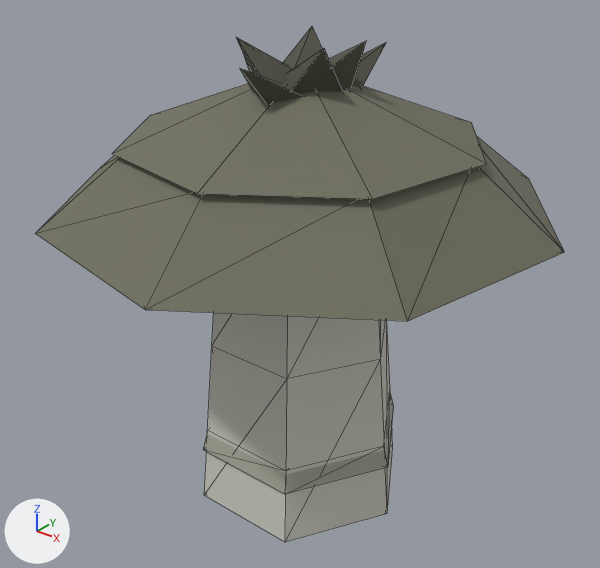
An edit to the glTF model assets/models/mushrooms/bedak.gltf, drawn before and after from the same camera.
Camera for both pictures: a 50 mm lens placed at (0.446, -0.561, 0.569), pointed at (-0.001, -0.003, 0.223). Every picture has the same lights, and +X, +Y and +Z are marked at lower left. The older version comes first. Mesh edges are drawn as thin lines. Vertices at exactly the same position are counted once.

In view in the first picture: 'cap_rim', 'cap_top', 'cap_wart_0', 'cap_wart_1', 'cap_wart_2', 'cap_wart_4', 'cap_wart_5', 'cap_wart_6', 'stem', 'stem_ring_0'.
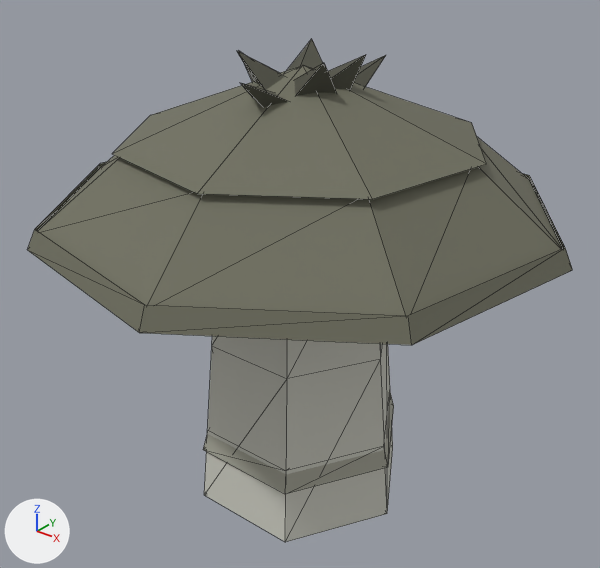
Pixel boxes [x1, y1, x2, y2] of what changed, in the pictures (600 x 568 px):
'cap_lip', added: after [28, 162, 572, 345]
'cap_wart_6', reshaped: before [286, 48, 343, 94]; after [294, 63, 336, 96]
'cap_wart_0', reshaped: before [329, 41, 366, 91]; after [328, 55, 366, 90]
'cap_wart_5', reshaped: before [240, 69, 304, 105]; after [241, 83, 289, 107]
'cap_wart_2', reshaped: before [283, 27, 323, 69]; after [288, 39, 323, 70]
'cap_wart_1', reshaped: before [353, 42, 387, 89]; after [354, 55, 386, 87]

Diff of the bpy script that builds the scene:
```diff
--- a/assets/models/mushrooms/bedak.gltf.py
+++ b/assets/models/mushrooms/bedak.gltf.py
@@ me_cap_wart_0 @@
-me_cap_wart_0.from_pydata(...)  # 5 vertices, 6 faces; spans x -0.0412..0.0532, y -0.0412..0.0412, z 0.402..0.452
-me_cap_wart_0.vertices[0].co = (0.0412, 0.008, 0.402)
-me_cap_wart_0.vertices[1].co = (-0.008, 0.0412, 0.402)
-me_cap_wart_0.vertices[2].co = (-0.0412, -0.008, 0.402)
-me_cap_wart_0.vertices[3].co = (0.008, -0.0412, 0.402)
-me_cap_wart_0.vertices[4].co = (0.0532, 0.0165, 0.452)  # pixel (366, 40)
+me_cap_wart_0.from_pydata(...)  # 5 vertices, 6 faces; spans x -0.0373..0.0532, y -0.0373..0.0373, z 0.396..0.441
+# me_cap_wart_0 part 1
+me_cap_wart_0.vertices[0].co = (0.0373, 0.0073, 0.396)
+me_cap_wart_0.vertices[1].co = (-0.0073, 0.0373, 0.396)
+me_cap_wart_0.vertices[2].co = (-0.0373, -0.0073, 0.396)
+me_cap_wart_0.vertices[3].co = (0.0073, -0.0373, 0.396)
+me_cap_wart_0.vertices[4].co = (0.0532, 0.0165, 0.441)  # pixel (366, 54)
 me_cap_wart_0.materials.append(mat_mushroom)
@@ me_cap_wart_1 @@
-me_cap_wart_1.from_pydata(...)  # 5 vertices, 6 faces; spans x -0.0412..0.0412, y -0.0412..0.0804, z 0.39..0.44
-me_cap_wart_1.vertices[0].co = (0.0412, 0.008, 0.39)
-me_cap_wart_1.vertices[1].co = (-0.008, 0.0412, 0.39)
-me_cap_wart_1.vertices[2].co = (-0.0412, -0.008, 0.39)
-me_cap_wart_1.vertices[3].co = (0.008, -0.0412, 0.39)
-me_cap_wart_1.vertices[4].co = (0.0315, 0.0804, 0.44)  # pixel (386, 41)
+me_cap_wart_1.from_pydata(...)  # 5 vertices, 6 faces; spans x -0.0373..0.0373, y -0.0373..0.0804, z 0.384..0.429
+# me_cap_wart_1 part 2
+me_cap_wart_1.vertices[0].co = (0.0373, 0.0073, 0.384)
+me_cap_wart_1.vertices[1].co = (-0.0073, 0.0373, 0.384)
+me_cap_wart_1.vertices[2].co = (-0.0373, -0.0073, 0.384)
+me_cap_wart_1.vertices[3].co = (0.0073, -0.0373, 0.384)
+me_cap_wart_1.vertices[4].co = (0.0315, 0.0804, 0.429)  # pixel (386, 54)
 me_cap_wart_1.materials.append(mat_mushroom)
@@ me_cap_wart_2 @@
-me_cap_wart_2.from_pydata(...)  # 5 vertices, 6 faces; spans x -0.0412..0.0412, y -0.0412..0.0482, z 0.402..0.452
-me_cap_wart_2.vertices[0].co = (0.0412, 0.008, 0.402)
-me_cap_wart_2.vertices[1].co = (-0.008, 0.0412, 0.402)
-me_cap_wart_2.vertices[2].co = (-0.0412, -0.008, 0.402)
-me_cap_wart_2.vertices[3].co = (0.008, -0.0412, 0.402)
-me_cap_wart_2.vertices[4].co = (-0.0279, 0.0482, 0.452)  # pixel (312, 25)
+me_cap_wart_2.from_pydata(...)  # 5 vertices, 6 faces; spans x -0.0373..0.0373, y -0.0373..0.0482, z 0.396..0.441
+# me_cap_wart_2 part 3
+me_cap_wart_2.vertices[0].co = (0.0373, 0.0073, 0.396)
+me_cap_wart_2.vertices[1].co = (-0.0073, 0.0373, 0.396)
+me_cap_wart_2.vertices[2].co = (-0.0373, -0.0073, 0.396)
+me_cap_wart_2.vertices[3].co = (0.0073, -0.0373, 0.396)
+me_cap_wart_2.vertices[4].co = (-0.0279, 0.0482, 0.441)  # pixel (311, 38)
 me_cap_wart_2.materials.append(mat_mushroom)
@@ me_cap_wart_5 @@
-me_cap_wart_5.from_pydata(...)  # 5 vertices, 6 faces; spans x -0.0412..0.0412, y -0.0861..0.0412, z 0.39..0.44
-me_cap_wart_5.vertices[0].co = (0.0412, 0.008, 0.39)
-me_cap_wart_5.vertices[1].co = (-0.008, 0.0412, 0.39)
-me_cap_wart_5.vertices[2].co = (-0.0412, -0.008, 0.39)
-me_cap_wart_5.vertices[3].co = (0.008, -0.0412, 0.39)
-me_cap_wart_5.vertices[4].co = (0.0065, -0.0861, 0.44)  # pixel (239, 68)
+me_cap_wart_5.from_pydata(...)  # 5 vertices, 6 faces; spans x -0.0373..0.0373, y -0.0861..0.0373, z 0.384..0.429
+# me_cap_wart_5 part 4
+me_cap_wart_5.vertices[0].co = (0.0373, 0.0073, 0.384)
+me_cap_wart_5.vertices[1].co = (-0.0073, 0.0373, 0.384)
+me_cap_wart_5.vertices[2].co = (-0.0373, -0.0073, 0.384)
+me_cap_wart_5.vertices[3].co = (0.0073, -0.0373, 0.384)
+me_cap_wart_5.vertices[4].co = (0.0065, -0.0861, 0.429)  # pixel (239, 82)
 me_cap_wart_5.materials.append(mat_mushroom)
@@ me_cap_wart_6 @@
-me_cap_wart_6.from_pydata(...)  # 5 vertices, 6 faces; spans x -0.0412..0.0461, y -0.0412..0.0412, z 0.402..0.452
-me_cap_wart_6.vertices[0].co = (0.0412, 0.008, 0.402)
-me_cap_wart_6.vertices[1].co = (-0.008, 0.0412, 0.402)
-me_cap_wart_6.vertices[2].co = (-0.0412, -0.008, 0.402)
-me_cap_wart_6.vertices[3].co = (0.008, -0.0412, 0.402)
-me_cap_wart_6.vertices[4].co = (0.0461, -0.0314, 0.452)  # pixel (324, 47)
+me_cap_wart_6.from_pydata(...)  # 5 vertices, 6 faces; spans x -0.0373..0.0461, y -0.0373..0.0373, z 0.396..0.441
+# me_cap_wart_6 part 5
+me_cap_wart_6.vertices[0].co = (0.0373, 0.0073, 0.396)
+me_cap_wart_6.vertices[1].co = (-0.0073, 0.0373, 0.396)
+me_cap_wart_6.vertices[2].co = (-0.0373, -0.0073, 0.396)
+me_cap_wart_6.vertices[3].co = (0.0073, -0.0373, 0.396)
+me_cap_wart_6.vertices[4].co = (0.0461, -0.0314, 0.441)  # pixel (324, 62)
 me_cap_wart_6.materials.append(mat_mushroom)
@@ ob_cap_lip @@
+ob_cap_lip = bpy.data.objects.new('cap_lip', me_cap_lip)  # 16 vertices, 22 faces; spans x -0.239..0.239, y -0.239..0.239, z 0.289..0.307; in mat_mushroom (picture img_0)
+ob_cap_lip.location = (0.0, 0.0, 0.0)
```
